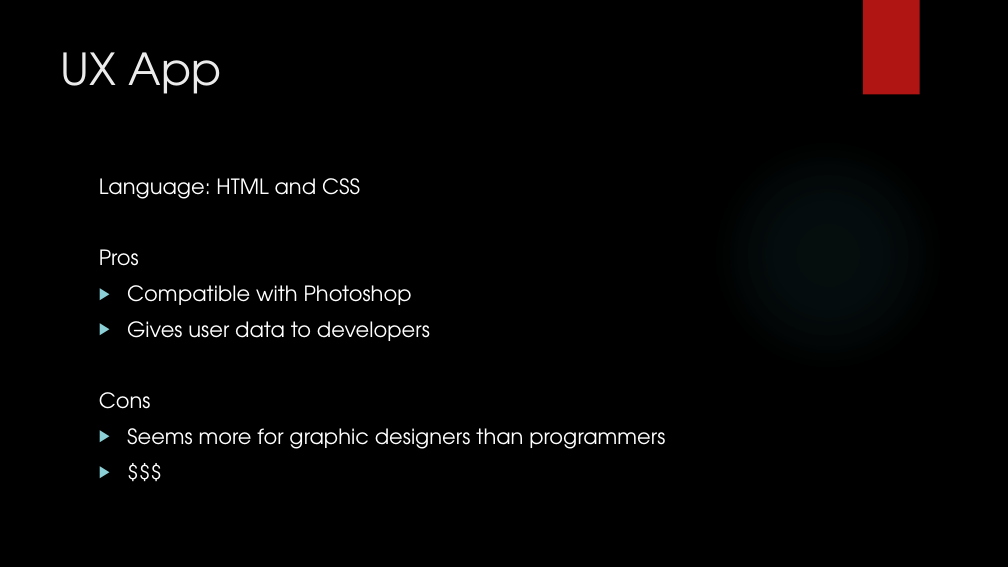
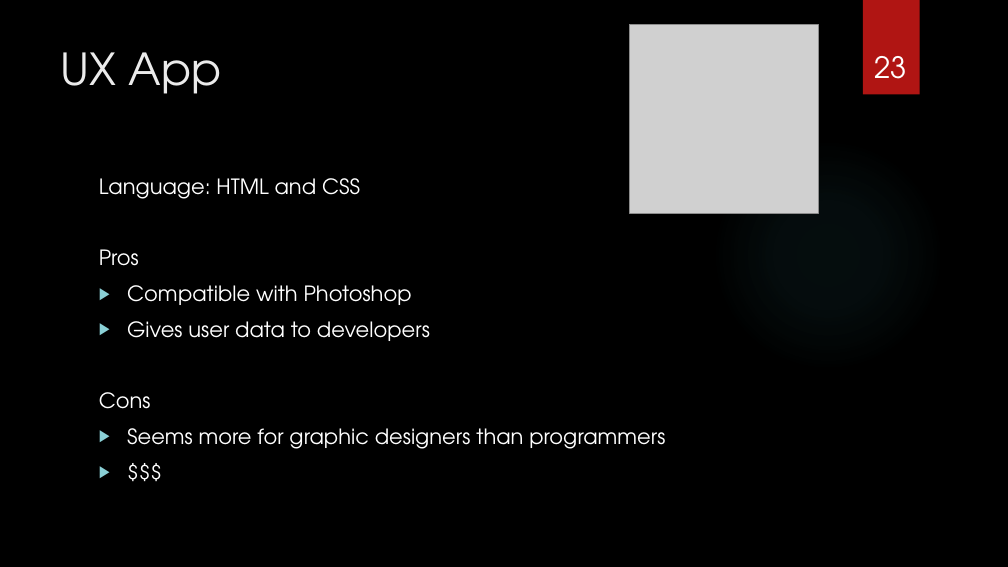
Before and after one commit to junmin-yee/Landmarked, a slide deck: slide 23 of Technology Presentation.pptx. Drawn at 1008x567 pixels with LibreOffice and Linux fonts; fonts in the diff are those of the drawing; grey boxes stand for pictures; background and template pictures are left out. Boxes give left, top, right and bottom in pixels: in the first picture for what was removed or moved away, otherwise in the second. Text is boxed around its words. In the diff, an @@ line names an element or a change of style, - is before the commit and + after.

```diff
--- a/Technology Presentation.pptx
+++ b/Technology Presentation.pptx
@@ picture added at bbox=[630, 24, 818, 212] @@
@@ page number added at bbox=[874, 56, 907, 79], 28 pt, text #FFFFFF @@
+23
```
Also in this commit, not shown: 40 other slides changed.
